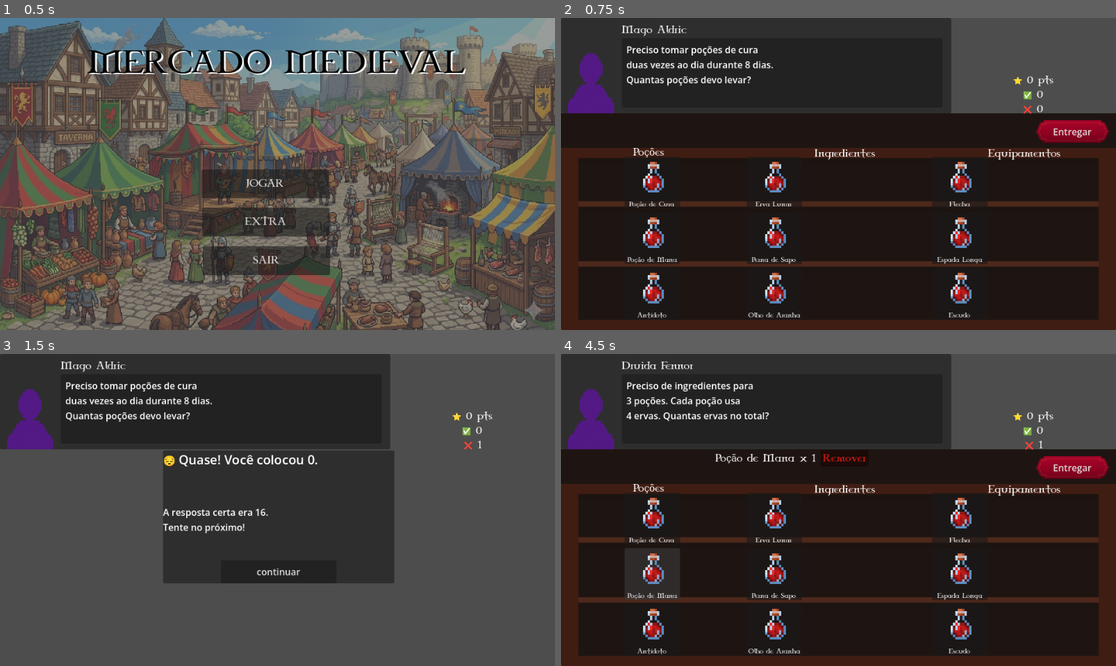
Above: before the commit, frames 1-4 (two rows, left to right).
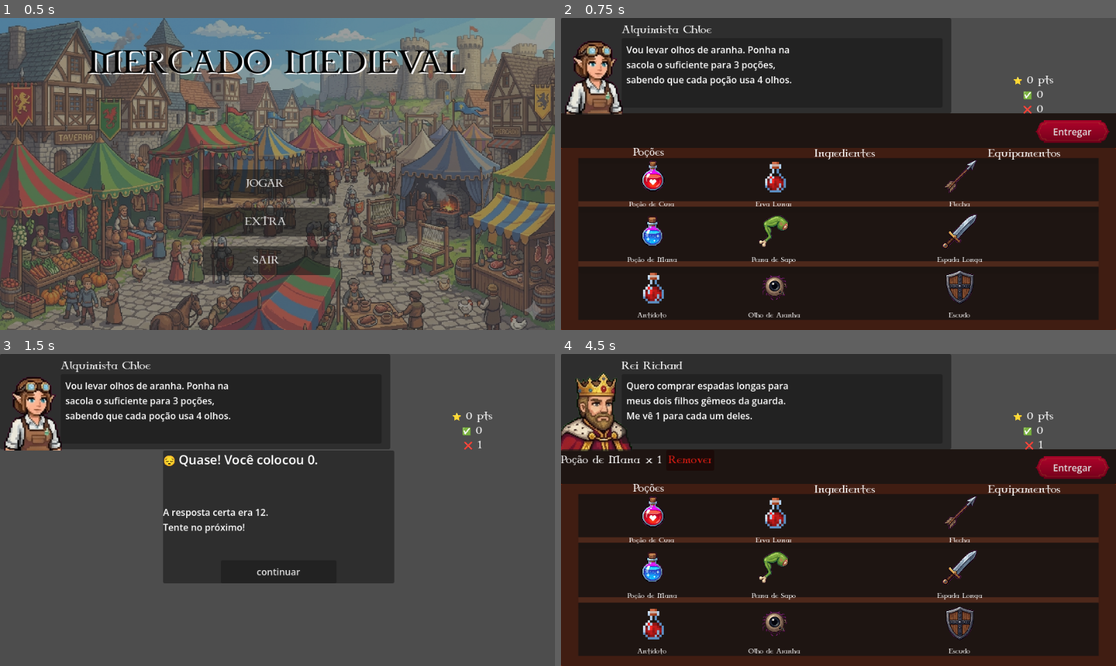
Above: after the commit, the same moments.

Repository: enzomedeiros0109/Mercado-Medieval
Game: Godot game, scene res://scenes/main_menu.tscn
Same seed, same stepped clock (60 frames per second), same inputs: the game is played once before the commit and once after it.
Inputs (mouse positions are in pixels of both pictures, inside the frame that each line leads up to):
- Up to frame 1 (0.5 s): no input
- Up to frame 2 (0.75 s): click "JOGAR" at 0.5 s
- Up to frame 3 (1.5 s): click "Entregar" at 1.25 s
- Up to frame 4 (4.5 s): click "continuar" at 2 s; click (649, 519) at 2.77 s; click "Remover" at 3.5 s; click (649, 575) at 4.27 s

Frame 1 is identical in both runs. In frame 2, 5.9% of the frame differs, in the area x 0-77%, y 2-92%; in frame 3, 3.1%; in frame 4, 6.6%.

Commit message:
Coloquei mais clientes e junto disso sprites deles e dos itens

Diff:
--- a/scenes/cart_panel.tscn
+++ b/scenes/cart_panel.tscn
@@ -29,7 +29,7 @@
 action_mode = 0
 text = "Entregar"
 
-[node name="CartItemList" type="VBoxContainer" parent="." unique_id=902156338]
+[node name="CartItemList" type="HBoxContainer" parent="." unique_id=2043077019]
 layout_mode = 0
 offset_top = 1.0
 offset_right = 800.0
--- a/scenes/costumer_panel.tscn
+++ b/scenes/costumer_panel.tscn
@@ -11,10 +11,10 @@
 
 [node name="SpriteCliente" type="TextureRect" parent="." unique_id=921388590]
 layout_mode = 0
-offset_left = 12.0
-offset_top = 20.0
-offset_right = 92.0
-offset_bottom = 165.0
+offset_left = -11.0
+offset_top = 28.0
+offset_right = 79.0
+offset_bottom = 148.0
 texture = ExtResource("1_hod7e")
 
 [node name="BalaoDeFala" type="Panel" parent="." unique_id=1812911215]
--- a/scenes/item_button.tscn
+++ b/scenes/item_button.tscn
@@ -3,6 +3,12 @@
 [ext_resource type="Texture2D" uid="uid://di4e32psvc62c" path="res://sprites/Provisory_Potion.png" id="1_uqwrt"]
 [ext_resource type="Script" uid="uid://2yp7xcehast6" path="res://scripts/item_button.gd" id="1_wcc7j"]
 [ext_resource type="FontFile" uid="uid://dv46qucdr573a" path="res://fontes/CELTG___.TTF" id="3_dk8qb"]
+
+[sub_resource type="StyleBoxEmpty" id="StyleBoxEmpty_dk8qb"]
+
+[sub_resource type="StyleBoxEmpty" id="StyleBoxEmpty_8237l"]
+
+[sub_resource type="StyleBoxEmpty" id="StyleBoxEmpty_plkct"]
 
 [node name="ItemButton" type="Button" unique_id=1872773235]
 custom_minimum_size = Vector2(96, 90)
@@ -10,6 +16,9 @@
 offset_top = 10.0
 offset_right = 115.0
 offset_bottom = 100.0
+theme_override_styles/normal = SubResource("StyleBoxEmpty_dk8qb")
+theme_override_styles/pressed = SubResource("StyleBoxEmpty_8237l")
+theme_override_styles/hover = SubResource("StyleBoxEmpty_plkct")
 action_mode = 0
 script = ExtResource("1_wcc7j")
 
--- a/scenes/main_menu.tscn
+++ b/scenes/main_menu.tscn
@@ -1,9 +1,9 @@
 [gd_scene format=3 uid="uid://bt4trnlv72sdj"]
 
 [ext_resource type="Texture2D" uid="uid://51ebj0t7kckq" path="res://sprites/background_provisorio.png" id="1_ekxnf"]
-[ext_resource type="Script" uid="uid://d3xqho3a6jhqh" path="res://scenes/start_button.gd" id="1_l6cm7"]
+[ext_resource type="Script" uid="uid://d3xqho3a6jhqh" path="res://start_button.gd" id="1_l6cm7"]
 [ext_resource type="FontFile" uid="uid://dv46qucdr573a" path="res://fontes/CELTG___.TTF" id="2_8ln24"]
-[ext_resource type="Script" uid="uid://gpe2b5qgmvxg" path="res://scenes/exit_button.gd" id="3_bqqt6"]
+[ext_resource type="Script" uid="uid://gpe2b5qgmvxg" path="res://scripts/exit_button.gd" id="3_bqqt6"]
 
 [node name="MainMenu" type="Node2D" unique_id=312149259]
 
--- a/scenes/shop_scene.tscn
+++ b/scenes/shop_scene.tscn
@@ -17,6 +17,7 @@
 expand_mode = 1
 
 [node name="CostumerPanel" parent="." unique_id=2142009504 instance=ExtResource("2_fdhsn")]
+z_index = -1
 mouse_filter = 2
 
 [node name="CartPanel" parent="." unique_id=957873314 instance=ExtResource("3_tvdqs")]
--- a/scripts/shop_panel.gd
+++ b/scripts/shop_panel.gd
@@ -11,19 +11,19 @@
 
 var items_data = {
 	"potions": [
-		{ "name" : "Poção de Cura",  "icon": "res://sprites/Provisory_Potion.png"},
-		{ "name": "Poção de Mana",  "icon": "res://sprites/Provisory_Potion.png"  },
-		{ "name": "Antídoto",       "icon": "res://sprites/Provisory_Potion.png"  },
+		{ "name" : "Poção de Cura",  "icon": "res://sprites/spritesitens/PoçãoDeCura.png" },
+		{ "name": "Poção de Mana",  "icon": "res://sprites/spritesitens/PoçãoDeMana.png" },
+		{ "name": "Antídoto",       "icon": "res://sprites/spritesitens/Antídoto.png" },
 	],
 	"ingredients": [
-		{ "name": "Erva Lunar",     "icon": "res://sprites/Provisory_Potion.png" },
-		{ "name": "Perna de Sapo",  "icon": "res://sprites/Provisory_Potion.png" },
-		{ "name": "Olho de Aranha", "icon": "res://sprites/Provisory_Potion.png" },
+		{ "name": "Erva Lunar",     "icon": "res://sprites/spritesitens/ErvaLunar.png" },
+		{ "name": "Perna de Sapo",  "icon": "res://sprites/spritesitens/PernaDeSapo.png" },
+		{ "name": "Olho de Aranha", "icon": "res://sprites/spritesitens/OlhoDeAranha.png" },
 	],
 	"equipment": [
-		{ "name": "Flecha",         "icon": "res://sprites/Provisory_Potion.png" },
-		{ "name": "Espada Longa",   "icon": "res://sprites/Provisory_Potion.png" },
-		{ "name": "Escudo",         "icon": "res://sprites/Provisory_Potion.png" },
+		{ "name": "Flecha",         "icon": "res://sprites/spritesitens/Flecha.png" },
+		{ "name": "Espada Longa",   "icon": "res://sprites/spritesitens/EspadaLonga.png" },
+		{ "name": "Escudo",         "icon": "res://sprites/spritesitens/Escudo.png" },
 	],
 }
 
--- a/scripts/shop_scene.gd
+++ b/scripts/shop_scene.gd
@@ -10,29 +10,141 @@
 
 var customer_pool: Array = [
 	{
-		"name": "Mago Aldric",
-		"sprite": "res://sprites/pfpless.png",
-		"problem": "Preciso tomar poções de cura\nduas vezes ao dia durante 8 dias.\nQuantas poções devo levar?",
+		"name": "Mago Valerius",
+		"sprite": "res://sprites/spritesclientes/MagoValerius.png",
+		"problem": "Olá! Quero comprar poções de mana.\nVou usar 2 feitiços hoje e cada\num gasta 3 poções. Me vê o total!",
 		"correct_order": {
-			"Poção de Cura": 16
+			"Poção de Mana": 6
 		}
 	},
 	{
-		"name": "Guerreira Lira",
-		"sprite": "res://sprites/pfpless.png",
-		"problem": "Tenho 20 moedas e cada flecha\ncusta 4 moedas. Quantas flechas\nconsigo comprar?",
+		"name": "Caçador Nick",
+		"sprite": "res://sprites/spritesclientes/CaçadorNick.png",
+		"problem": "Meus 4 cães de caça foram envenenados!\nMe vende 2 antídotos para\ncada um deles, por favor.",
 		"correct_order": {
-			"Flecha": 5
+			"Antidoto": 8
 		}
 	},
 	{
-		"name": "Druida Fennor",
-		"sprite": "res://sprites/pfpless.png",
-		"problem": "Preciso de ingredientes para\n3 poções. Cada poção usa\n4 ervas. Quantas ervas no total?",
+		"name": "Curandeira Ana",
+		"sprite": "res://sprites/spritesclientes/CurandeiraAna.png",
+		"problem": "Bom dia! Vou levar ervas lunares.\nQuero fazer 5 chás medicinais e\nuso 2 ervas em cada panela.",
 		"correct_order": {
-			"Erva Lunar": 12
+			"Erva Lunar": 10
 		}
 	},
+	{
+		"name": "Bruxo Boris",
+		"sprite": "res://sprites/spritesclientes/BruxoBoris.png",
+		"problem": "Gostaria de pernas de sapo.\nTenho 20 moedas e cada uma custa 5.\nMe dá tudo o que meu dinheiro compra!",
+		"correct_order": {
+			"Perna de Sapo": 4
+		}
+	},
+	{
+		"name": "Alquimista Chloe",
+		"sprite": "res://sprites/spritesclientes/AlquimistaChloe.png",
+		"problem": "Vou levar olhos de aranha. Ponha na\nsacola o suficiente para 3 poções,\nsabendo que cada poção usa 4 olhos.",
+		"correct_order": {
+			"Olho de Aranha": 12
+		}
+	},
+	{
+		"name": "Arqueira Tyra",
+		"sprite": "res://sprites/spritesclientes/ArqueiraTyra.png",
+		"problem": "Preciso de flechas para a caçada.\nQuero encher minhas 2 aljavas,\ne cabem 10 flechas em cada uma.",
+		"correct_order": {
+			"Flecha": 20
+		}
+	},
+	{
+		"name": "Ferreiro Thorin",
+		"sprite": "res://sprites/spritesclientes/FerreiroThorin.png",
+		"problem": "Olá, patrão! Tenho 15 moedas de ouro.\nCada espada longa custa 5 moedas.\nMe venda o máximo que eu puder pagar.",
+		"correct_order": {
+			"Espada Longa": 3
+		}
+	},
+	{
+		"name": "Guarda Real Ben",
+		"sprite": "res://sprites/spritesclientes/GuardaRealBen.png",
+		"problem": "Somos um grupo de 6 cavaleiros na porta.\nCada um de nós precisa de 1 escudo.\nPode preparar o pedido para a gente!",
+		"correct_order": {
+			"Escudo": 6
+		}
+	},
+	{
+		"name": "Cavaleiro Arthur",
+		"sprite": "res://sprites/spritesclientes/CavaleiroArthur.png",
+		"problem": "Me dá poções de cura! Vou me aventurar\nna floresta por 3 dias e quero\ntomar 2 poções por dia para garantir.",
+		"correct_order": {
+			"Poção de Cura": 6
+		}
+	},
+	{
+		"name": "Elfa Elen",
+		"sprite": "res://sprites/spritesclientes/ElfaElen.png",
+		"problem": "Me vende algumas ervas lunares.\nPreciso de 4 delas para um feitiço\ne mais 5 para dar de presente.",
+		"correct_order": {
+			"Erva Lunar": 9
+		}
+	},
+	{
+		"name": "Goblin Grog",
+		"sprite": "res://sprites/spritesclientes/GoblinGrog.png",
+		"problem": "Vou fazer um sopão! Me vê pernas de sapo:\nquero colocar 3 pernas em cada um\ndos meus 5 pratos de sopa.",
+		"correct_order": {
+			"Perna de Sapo": 15
+		}
+	},
+	{
+		"name": "Feiticeira Luna",
+		"sprite": "res://sprites/spritesclientes/FeiticeiraLuna.png",
+		"problem": "Moço, tenho 16 moedas de prata.\nMe dá tudo em olhos de aranha!\nSabendo que cada um custa 2 moedas.",
+		"correct_order": {
+			"Olho de Aranha": 8
+		}
+	},
+	{
+		"name": "Rei Richard",
+		"sprite": "res://sprites/spritesclientes/ReiRichard.png",
+		"problem": "Quero comprar espadas longas para\nmeus dois filhos gêmeos da guarda.\nMe vê 1 para cada um deles.",
+		"correct_order": {
+			"Espada Longa": 2
+		}
+	},
+	{
+		"name": "Paladina Clara",
+		"sprite": "res://sprites/spritesclientes/PaladinaClara.png",
+		"problem": "Vou levar escudos para o batalhão.\nTenho 30 moedas de ouro e cada\nescudo pesado custa 10 moedas.",
+		"correct_order": {
+			"Escudo": 3
+		}
+	},
+	{
+		"name": "Viajante Toby",
+		"sprite": "res://sprites/spritesclientes/ViajanteToby.png",
+		"problem": "Me vê poções de cura! Meu dragão de\nestimação tomou 2 ontem e quer\nmais 5 hoje porque ainda está dodói.",
+		"correct_order": {
+			"Poção de Cura": 7
+		}
+	},
+	{
+		"name": "Ilusionista Zoro",
+		"sprite": "res://sprites/spritesclientes/IlusionistaZoro.png",
+		"problem": "Preciso de poções de mana para a guilda.\nSomos 2 magos e cada um de nós\nquer levar 5 poções na mochila.",
+		"correct_order": {
+			"Poção de Mana": 10
+		}
+	},
+	{
+		"name": "Bardo Jasp",
+		"sprite": "res://sprites/spritesclientes/BardoJasp.png",
+		"problem": "Vou levar ervas lunares! Tenho aqui\n18 moedas de bronze e cada maço\nda erva custa 6 moedas.",
+		"correct_order": {
+			"Erva Lunar": 3
+		}
+	}
 ]
 
 func _ready():
Renamed: scenes/background.gd -> scripts/background.gd
Renamed: scenes/background.gd.uid -> scripts/background.gd.uid
Renamed: scenes/exit_button.gd -> scripts/exit_button.gd
Renamed: scenes/exit_button.gd.uid -> scripts/exit_button.gd.uid
Binary file added: sprites/spritesclientes/AlquimistaChloe.png
Not shown, added: sprites/spritesclientes/AlquimistaChloe.png.import
Binary file added: sprites/spritesclientes/ArqueiraTyra.png
Not shown, added: sprites/spritesclientes/ArqueiraTyra.png.import
Binary file added: sprites/spritesclientes/BardoJasp.png
Not shown, added: sprites/spritesclientes/BardoJasp.png.import
Binary file added: sprites/spritesclientes/BruxoBoris.png
Not shown, added: sprites/spritesclientes/BruxoBoris.png.import
(and 52 more such lines)
